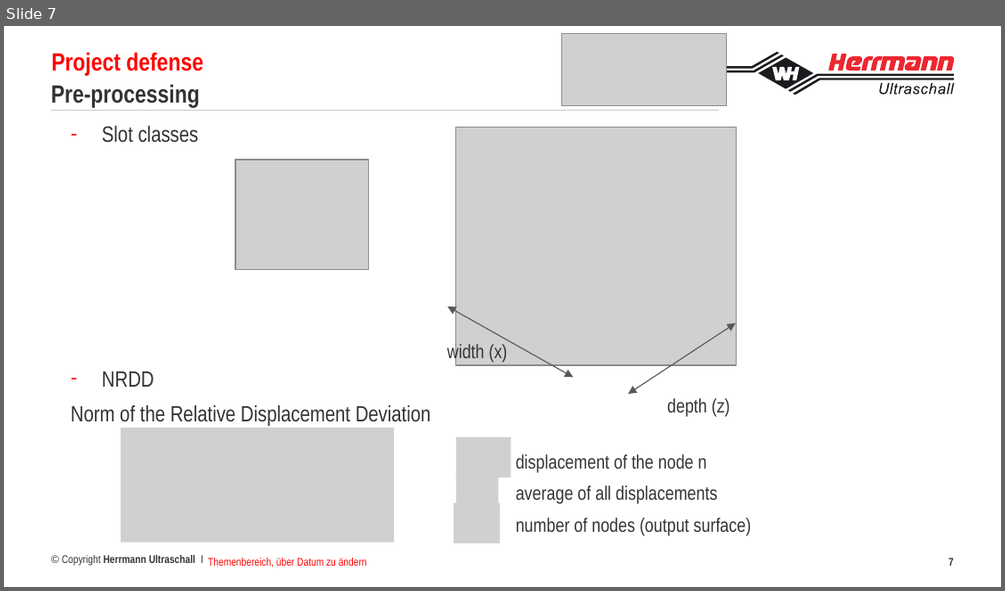
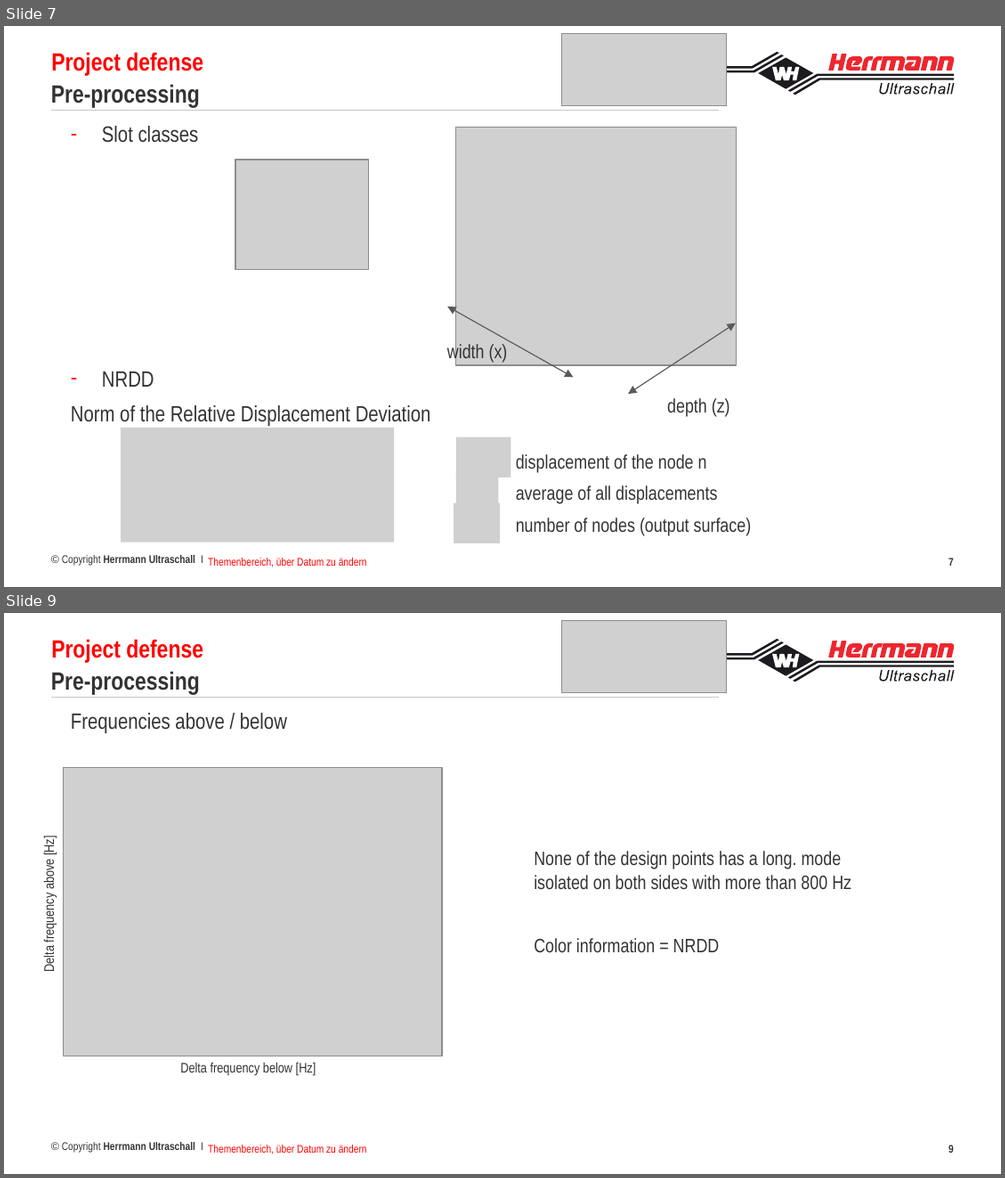
Before and after one commit to francoisbrouet/sep24_cds_int_us-welding, a slide deck: report/Präsentation-HU DataScience Projekt FBr.pptx. Shown one above the other, each under a label of ours: slide 7 before the commit, slides 7 and 9 after it; the slides between them are not shown. The pictures are 1005x591 and 1005x1178 pixels, drawn with LibreOffice and Linux fonts; fonts in the diff are those of the drawing; grey boxes stand for pictures; background and template pictures are left out. Boxes give left, top, right and bottom in pixels: in the first picture for what was removed or moved away, otherwise in the second. Text is boxed around its words. In the diff, an @@ line names an element or a change of style, - is before the commit and + after.

```diff
--- a/report/Präsentation-HU DataScience Projekt FBr.pptx
+++ b/report/Präsentation-HU DataScience Projekt FBr.pptx
@@ slide 9 added at [4, 613, 1001, 1174], background picture (left out); not listed: 27 template elements that a slide beside it also shows @@
@@ text added at [51, 639, 203, 662], 18 pt, text #FF0000, bold @@
+Project defense
@@ picture added at [561, 620, 726, 693] @@
@@ title added at [51, 671, 200, 695], 18 pt, text #333333, bold @@
+Pre-processing
@@ text added at [71, 713, 287, 733], 16 pt, text #333333 @@
+  Frequencies above / below
@@ picture added at [64, 768, 443, 1055] @@
@@ text added at [41, 837, 57, 971], 10 pt, text #333333 @@
+Delta frequency above [Hz]
@@ text added at [534, 851, 851, 952], 14 pt, text #333333 @@
+None of the design points has a long. mode isolated on both sides with more than 800 Hz
+Color information = NRDD
@@ text added at [180, 1062, 316, 1076], 10 pt, text #333333 @@
+Delta frequency below [Hz]
@@ text added at [208, 1144, 367, 1154], 8 pt, text #FF0000 @@
+Themenbereich, über Datum zu ändern
@@ page number added at [948, 1144, 954, 1152], 8 pt, text #333333, bold @@
+9
```
Also in this commit, not shown: 2 slides changed, 3 other slides added, 2 other files.
